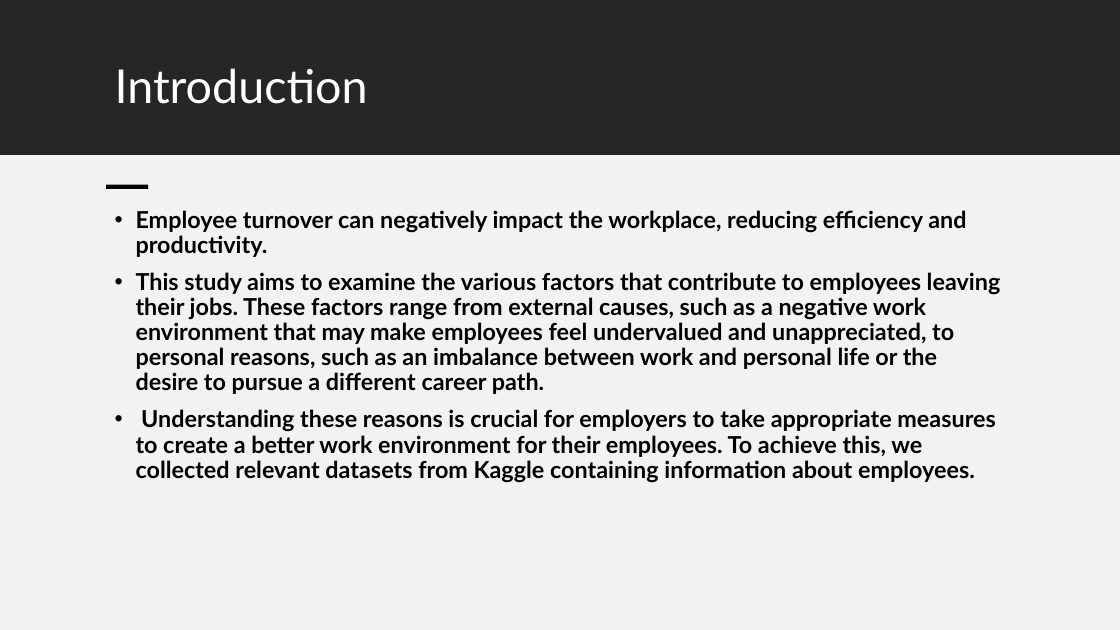
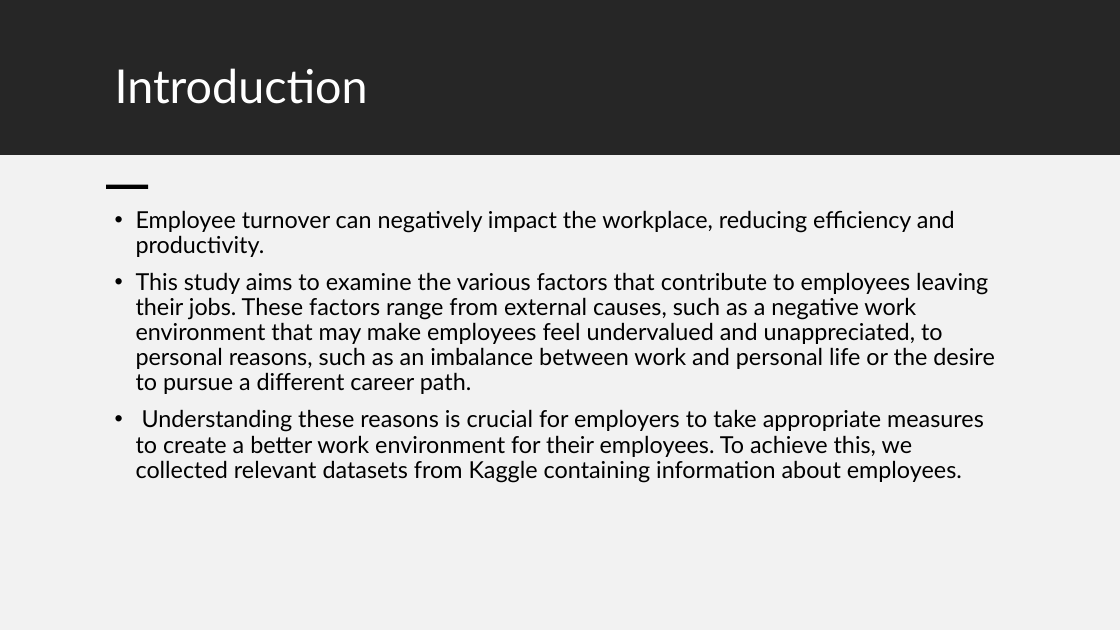
Before and after one commit to Waleed2025xp/Group4_final-project, a slide deck: slide 2 of project_Group4/Hr project_Group 4.pptx (slide 3 before the commit). Drawn at 1120x630 pixels with LibreOffice and Linux fonts; fonts in the diff are those of the drawing. Boxes give left, top, right and bottom in pixels: in the first picture for what was removed or moved away, otherwise in the second. Text is boxed around its words. In the diff, an @@ line names an element or a change of style, - is before the commit and + after.

```diff
--- a/project_Group4/Hr project_Group 4.pptx
+++ b/project_Group4/Hr project_Group 4.pptx
@@ text "Employee turnover can negatively impact ..." at box(136, 210, 994, 483): bold off @@
```
Also in this commit, not shown: 10 other slides changed, 2 slides added, 1 slide removed, 1 other file.
